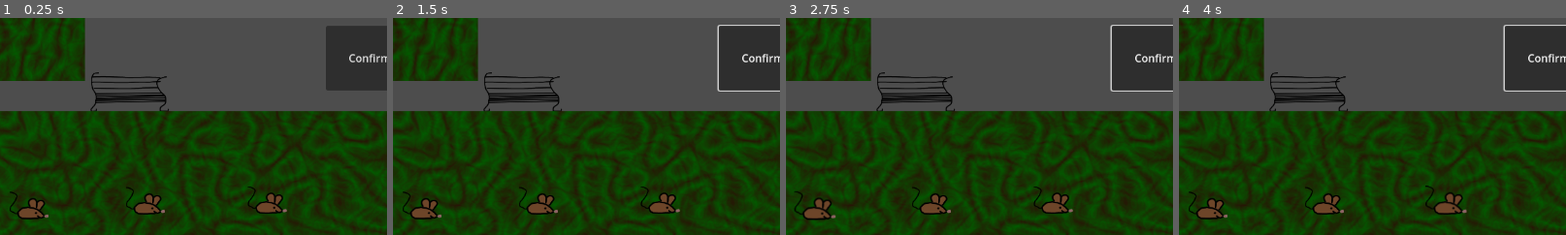
Above: before the commit, frames 1-4 (left to right).
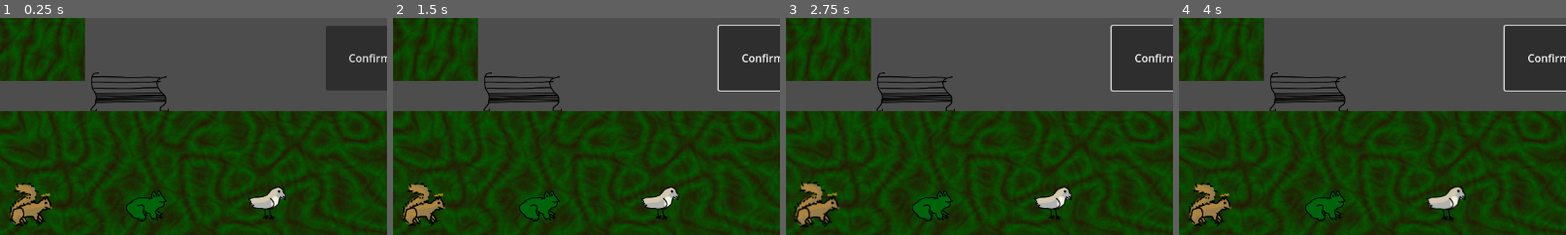
Above: after the commit, the same moments.

Repository: Sammouille/taxi_d_hermy
Game: Godot game, scene res://proto_stances/proto_stances.tscn
The game is run twice, just before and just after one commit, with the same random seed, the same clock (stepped at 60 frames per second) and the same inputs. The project has no main scene, so this scene is started directly.
Inputs (mouse positions are % of the whole screen's width and height, from its top left):
- Up to frame 1 (0.25 s): no input
- Up to frame 2 (1.5 s): click "Confirmer l'ordre !" at 0.5 s; tap Enter at 1.25 s; move the mouse to (11, 86) at 1.27 s; hold W (haut) from 1.28 s (still down); hold Up (banc) from 1.28 s (still down)
- Up to frame 3 (2.75 s): keep holding W (haut); tap Space (saut) at 1.52, 1.82, 2, 2.27, 2.57 s; tap D (merde) at 1.55, 2.1 s; move the mouse to (27, 84) at 2.02 s; release Up (banc) at 2.03 s; tap E (switch_apres) at 2.3 s
- Up to frame 4 (4 s): tap Enter at 2.75 s; move the mouse to (42, 83) at 2.77 s; release W (haut) at 2.78 s; hold A (gauche) 2.78-3.53 s; hold Space (saut) 2.78-3.53 s; tap E (switch_apres) at 2.85 s; move the mouse to (58, 83) at 3.52 s; hold W (haut) from 3.53 s (still down); tap Space (saut) at 3.6, 3.77 s; tap Up (banc) at 3.8 s
The pictures show only the part of the screen within x 23-73%, y 39-89%; the shares and areas given below are measured in that part.

The runs differ from the first frame. In frame 1, 3.0% of the frame differs, in the area x 2-75%, y 75-96%; in frame 2, 3.0%; in frame 3, 3.2%, in the area x 2-75%, y 75-97%; in frame 4, 3.1%.
Error before the commit: Parse Error: The member "saute" already exists in parent class Animal. (res://proto_stances/grenouille.gd:15)
Error after the commit: Invalid access to property or key 'gravite' on a base object of type 'Node (global_is_dragging.gd)'. (res://proto_stances/playedAnimal.gd:30)

Commit message:
reparations

Diff:
--- /dev/null
+++ b/le-taxi-d'hermy/code/SM_animal.gd
@@ -0,0 +1,65 @@
+extends StateMachine
+class_name StateMachineAnimal
+
+func setup():
+	add_etat("attend")
+	add_etat("marche")
+	add_etat("tombe")
+	add_etat("saute")
+
+	set_etat(etats.attend)
+	#call_deferred("set_etat", etats.attend)
+
+func _get_transition(_delta: float, velocite: Vector2, on_floor: bool, _mur: int):
+	match etat:
+		etats.attend:
+			if on_floor:
+				if abs(velocite.x) > 0.0:
+					return etats.marche
+				else:
+					return etats.attend
+			else:
+				if velocite.y < 0.0:
+					return etats.saute
+				else:
+					return etats.tombe
+		etats.marche:
+			if on_floor:
+				if abs(velocite.x) > 0.0:
+					return etats.marche
+				else:
+					return etats.attend
+			else:
+				if velocite.y < 0.0:
+					return etats.saute
+				else:
+					return etats.tombe
+		etats.saute:
+			if on_floor:
+				if abs(velocite.x) > 0.0:
+					return etats.marche
+				else:
+					return etats.attend
+			else:
+				if velocite.y < 0.0:
+					return etats.saute
+				else:
+					return etats.tombe
+		etats.tombe:
+			if on_floor:
+				if abs(velocite.x) > 0.0:
+					return etats.marche
+				else:
+					return etats.attend
+			else:
+				if velocite.y < 0.0:
+					return etats.saute
+				else:
+					return etats.tombe
+
+
+func _etat_logic(_delta): pass
+
+func _enter_etat(_nouveau_etat, _prec_etat): pass
+
+func _exit_etat(_prec_etat, _nouveau_etat): pass
--- /dev/null
+++ b/le-taxi-d'hermy/code/SM_ecureuil.gd
@@ -0,0 +1,19 @@
+extends StateMachine
+
+func _ready() -> void:
+	add_etat("attend")
+	add_etat("marche")
+	add_etat("tombe")
+	add_etat("saute")
+	add_etat("glisse_mur")
+
+	call_deferred("set_etat", etats.attend)
+
+func _state_logic(delta):
+	pass
+
+func _get_transition(delta: float, velocite: Vector2, on_floor: bool, mur: int):
+	match etat:
+		etats.attend:
+			if detenteur
+			pass
--- /dev/null
+++ b/le-taxi-d'hermy/code/StateMachine.gd
@@ -0,0 +1,42 @@
+@abstract
+extends RefCounted
+class_name StateMachine
+
+var etat = null
+var der_etat = null
+var etats = {}
+
+func machine_logic(delta: float, velocite: Vector2, on_floor: bool, mur: int):
+	if etat != null :
+		_etat_logic(delta)
+		var transition = _get_transition(delta, velocite, on_floor, mur)
+		if transition != null and transition != etat :
+			set_etat(transition)
+
+func set_etat(nouveau_etat):
+	der_etat = etat
+	etat = nouveau_etat
+
+	if der_etat != null :
+		_exit_etat(der_etat, nouveau_etat)
+	if nouveau_etat != null :
+		_enter_etat(nouveau_etat, der_etat)
+
+func get_etat():
+	return etat
+
+func get_der_etat():
+	return der_etat
+
+func add_etat(etat_name):
+	etats[etat_name] = etats.size()
+
+@abstract func setup()
+
+@abstract func _etat_logic(delta)
+
+@abstract func _get_transition(delta: float, velocite: Vector2, on_floor: bool, mur: int)
+
+@abstract func _enter_etat(_nouveau_etat, _prec_etat)
+
+@abstract func _exit_etat(_prec_etat, _nouveau_etat)
--- a/le-taxi-d'hermy/proto_stances/Animal.gd
+++ b/le-taxi-d'hermy/proto_stances/Animal.gd
@@ -2,10 +2,10 @@
 extends Resource
 class_name Animal
 
-
+@export var name : String
+@export_category("Physique")
 @export var vitesse:= 1500.0
 @export var puissance_saut:= 1000.0
-@export var name : String
 @export var frottements_sol:= 10.0
 @export var frottements_aerien:= 1.0
 @export var masse:= 2.0:
@@ -14,12 +14,14 @@
 		inv_masse = 1.0/value
 var inv_masse := 1.0
 
+@export_category("Visuel")
 @export var sprite: Texture
 @export var collision_shape: Shape2D
 
 var gravite:= 1.0
 var saute:= false
 
+var sm : StateMachine
 var input_axis:= Vector2.ZERO
 
 func setup(_gravite):
@@ -27,31 +29,34 @@
 	preparationAnimale()
 
 func preparationAnimale():
-	pass
+	sm = StateMachineAnimal.new()
+	sm.setup()
 
 
-func prendreMouvements(delta: float, velocite: Vector2, on_floor: bool, _mur: int) -> Array[Vector2]:
+func prendreMouvements(delta: float, velocite: Vector2, on_floor: bool, mur: int) -> Array[Vector2]:
+	sm.machine_logic(delta, velocite, on_floor, mur)
+
 	var forces : Array[Vector2] = []
 
-	if !on_floor:
-		# Frottements fluides
-		if velocite.length():
-			forces.append(-velocite * frottements_aerien * delta)
-		# Gravité
-		forces.append(Vector2(0.0, gravite * delta * masse * masse))
-
-	else:
-		# Frottements statiques et fluides
-		if velocite.length():
-			forces.append(-velocite * frottements_sol * delta)
-			forces.append(-velocite * frottements_aerien * delta)
-		# Input Déplacement
-		if input_axis.x:
-			forces.append(Vector2(input_axis.x * vitesse * delta, 0.0))
-		# Input Saut
-		if saute:
-			saute = false
-			forces.append(input_axis.normalized() * puissance_saut)
+	match sm.etat :
+		[sm.etats.saute, sm.etats.tombe]:
+			# Frottements fluides
+			if velocite.length():
+				forces.append(-velocite * frottements_aerien * delta)
+			# Gravité
+			forces.append(Vector2(0.0, gravite * delta * masse * masse))
+		[sm.etats.attend, sm.etats.marche]:
+			# Frottements statiques et fluides
+			if velocite.length():
+				forces.append(-velocite * frottements_sol * delta)
+				forces.append(-velocite * frottements_aerien * delta)
+			# Input Déplacement
+			if input_axis.x:
+				forces.append(Vector2(input_axis.x * vitesse * delta, 0.0))
+			# Input Saut
+			if saute:
+				saute = false
+				forces.append(input_axis.normalized() * puissance_saut)
 
 	return forces
 
--- a/le-taxi-d'hermy/proto_stances/ecureuil.gd
+++ b/le-taxi-d'hermy/proto_stances/ecureuil.gd
@@ -5,23 +5,8 @@
 @export var puissance_mursaut:= 800.0
 @export var accroche: Curve
 @export var puissance_ejection:= 200.0
+@export var duree_accroche:= 2.5
 var index_accroche:= 0.0
-
-
-var saute:= false
-
-func prendreInput(_event: InputEvent, actif:= true):
-	if actif:
-		var _input: Vector2
-		_input.x = Input.get_axis("gauche","merde")
-		_input.y = Input.get_axis("haut","bas")
-		input_axis = _input
-		if Input.is_action_just_pressed("saut"):
-			saute = true
-			return true
-	else :
-		input_axis = Vector2.ZERO
-		saute = false
 
 func prendreMouvements(delta: float, velocite: Vector2, on_floor: bool, mur: int) -> Array[Vector2]:
 	var forces : Array[Vector2] = []
--- a/le-taxi-d'hermy/proto_stances/grenouille.gd
+++ b/le-taxi-d'hermy/proto_stances/grenouille.gd
@@ -12,7 +12,6 @@
 var index_charge := 0.0
 
 var charge:= false
-var saute:= false
 
 
 func preparationAnimale():
--- a/le-taxi-d'hermy/proto_stances/oiseau.gd
+++ b/le-taxi-d'hermy/proto_stances/oiseau.gd
@@ -10,7 +10,6 @@
 var index_planage:= 0.0
 
 var plane:= false
-var saute:= false
 
 
 func prendreInput(_event: InputEvent, actif:= true):
--- a/le-taxi-d'hermy/proto_stances/playedAnimal.gd
+++ b/le-taxi-d'hermy/proto_stances/playedAnimal.gd
@@ -46,8 +46,16 @@
 
 		animaux.remove_at(index)
 
+func piraterieSauvage(idx_animalgo):
+	va_passer = false
+	active_animal = animaux[idx_animalgo]
+	active_animal.setup(gravite)
+	masse = active_animal.masse
+	inv_masse = active_animal.inv_masse
+	$Sprite2D.texture = active_animal.sprite
+	$CollisionShape2D.shape = active_animal.collision_shape
+
 func transformationAnimale(suite:= 0):
-	print(index_animal)
 	var ancien_index = index_animal
 	index_animal += suite
 	if index_animal >= animaux.size():
@@ -55,17 +63,13 @@
 	elif index_animal < 0:
 		index_animal += animaux.size()
 
-	active_animal = animaux[index_animal]
+
 	if suite != 0 and va_passer:
-		va_passer = false
+		var der_animal = animaux[index_animal]
 		lacherAnimal(ancien_index)
-		index_animal = animaux.find(active_animal)
+		index_animal = animaux.find(der_animal)
 
-	active_animal.setup(gravite)
-	masse = active_animal.masse
-	inv_masse = active_animal.inv_masse
-	$Sprite2D.texture = active_animal.sprite
-	$CollisionShape2D.shape = active_animal.collision_shape
+	piraterieSauvage(index_animal)
 
 func prendreAxeInput() -> Vector2:
 	var _input: Vector2
@@ -144,7 +148,7 @@
 		appliquerForce(force)
 	magieDeMarche()
 
-func gestionBanc(anim_banc,banc):
+func gestionBanc(anim_banc: Array[Animal],banc):
 	if animaux == tab_base_animaux :
 		var mini_tab : Array[Animal]
 		Input.mouse_mode = Input.MOUSE_MODE_VISIBLE
@@ -180,3 +184,4 @@
 		if i != null:
 			animaux.append(i)
 	tab_base_animaux = animaux.duplicate()
+	transformationAnimale(0)
--- a/le-taxi-d'hermy/proto_stances/proto_stances.tscn
+++ b/le-taxi-d'hermy/proto_stances/proto_stances.tscn
@@ -44,7 +44,7 @@
 position = Vector2(771, 356)
 floor_max_angle = 0.87266463
 script = ExtResource("1_rthog")
-animaux = Array[ExtResource("3_72wh0")]([ExtResource("4_sjbhr"), ExtResource("5_sjbhr"), ExtResource("6_hiynl"), ExtResource("7_hiynl")])
+animaux = Array[ExtResource("3_72wh0")]([ExtResource("4_sjbhr"), ExtResource("7_hiynl"), ExtResource("6_hiynl"), ExtResource("5_sjbhr")])
 menu = NodePath("../Menu")
 bag_menu = NodePath("../bag_menu")
 
--- a/le-taxi-d'hermy/proto_stances/ui/bag_menu.gd
+++ b/le-taxi-d'hermy/proto_stances/ui/bag_menu.gd
@@ -13,6 +13,7 @@
 func _ready() -> void:
 	screen_size = get_viewport_rect().size
 	positionAlchemique()
+	btn_hide()
 
 
 
Not shown, added: le-taxi-d'hermy/code/SM_animal.gd.uid
Not shown, added: le-taxi-d'hermy/code/SM_ecureuil.gd.uid
Not shown, added: le-taxi-d'hermy/code/StateMachine.gd.uid
